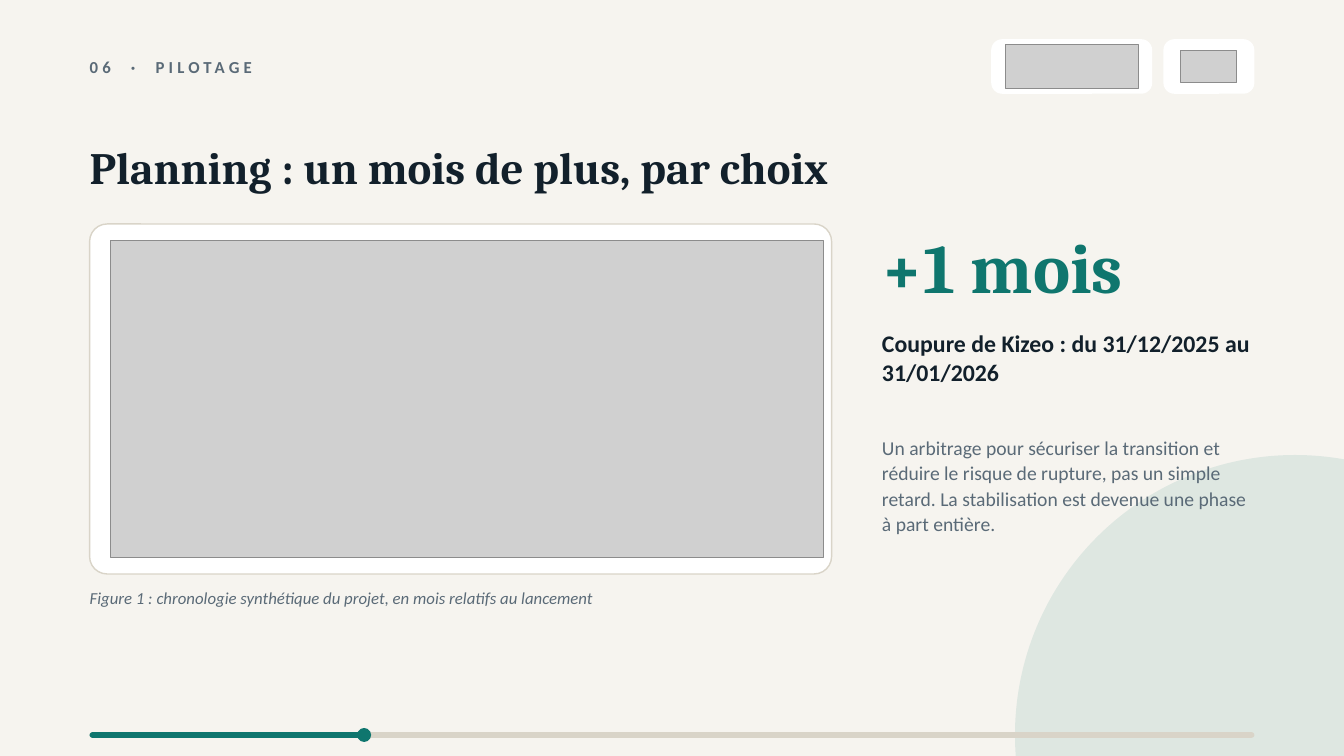
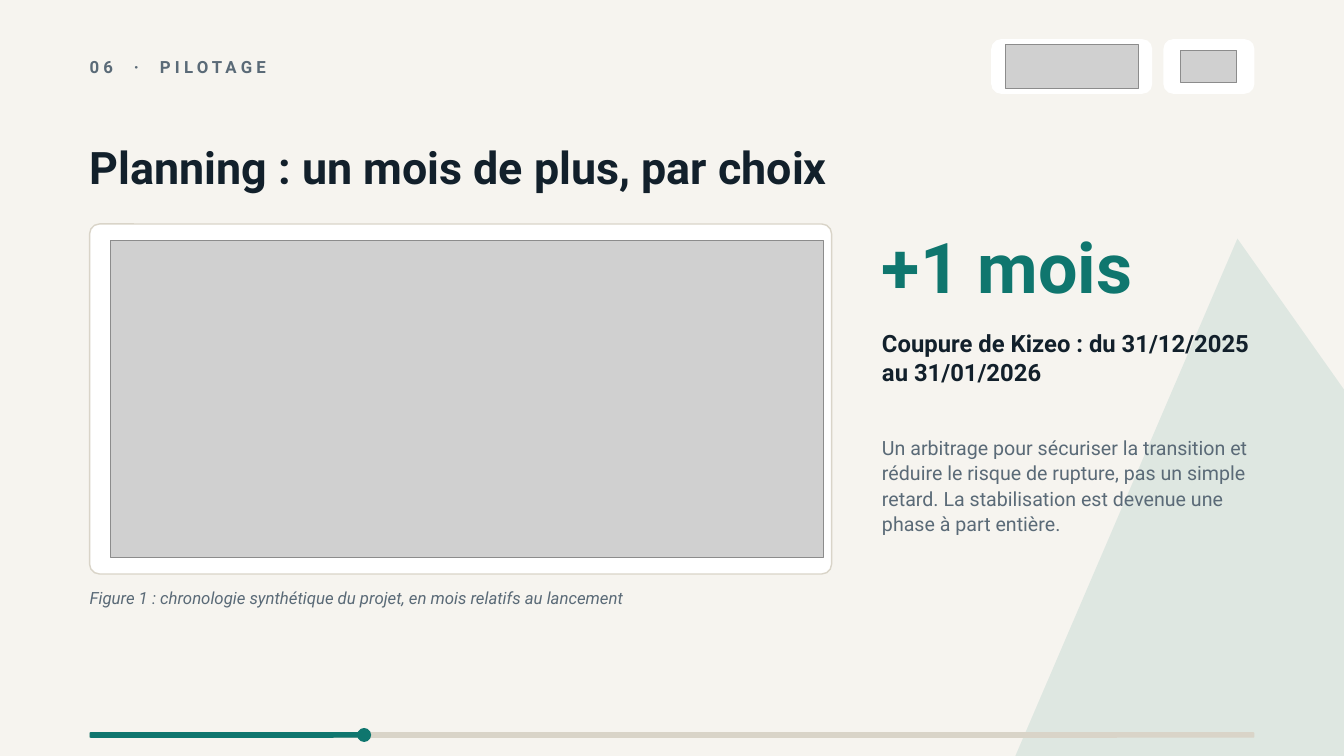
Before and after one commit to falachabt/Icam, a slide deck: slide 6 of Presentation_Kizeo_Teepee.pptx. Drawn at 1344x756 pixels with LibreOffice and Linux fonts; fonts in the diff are those of the drawing; grey boxes stand for pictures. Boxes give left, top, right and bottom in pixels: in the first picture for what was removed or moved away, otherwise in the second. Text is boxed around its words. In the diff, an @@ line names an element or a change of style, - is before the commit and + after.

```diff
--- a/Presentation_Kizeo_Teepee.pptx
+++ b/Presentation_Kizeo_Teepee.pptx
@@ font Calibri to Roboto in 4 elements at bbox=[90, 591, 623, 608], bbox=[882, 334, 1249, 383], bbox=[882, 440, 1247, 535], bbox=[90, 61, 113, 73] @@
@@ text "Planning : un mois de ..." at bbox=[90, 150, 826, 194]: font Cambria to Roboto @@
@@ triangle at bbox=[911, 204, 1344, 756]: ellipse to triangle; rotation 0 to 354 degrees @@
@@ rounded rectangle at bbox=[90, 224, 832, 574]: proportions changed @@
@@ text "+1 mois" at bbox=[882, 241, 1133, 294]: font Cambria to Roboto @@
@@ rounded rectangle at bbox=[90, 732, 1255, 738]: proportions changed @@
```
Also in this commit, not shown: 21 other slides changed, 1 other file.
